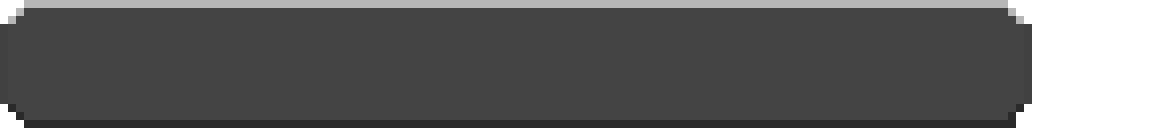
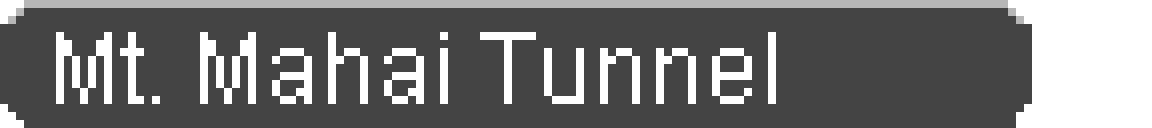
Two versions of the same layered image (w=1152, h=128). Layer-by-layer changes:
added layer "Mt. Mahai Tunnel" above "BG" over [56, 32, 776, 104]
renamed "pmmlock07.png" to "BG", painted on it over [0, 24, 1032, 128]
renamed "Pasted Layer" to "JP", showed it, painted on it over [80, 32, 776, 104]
